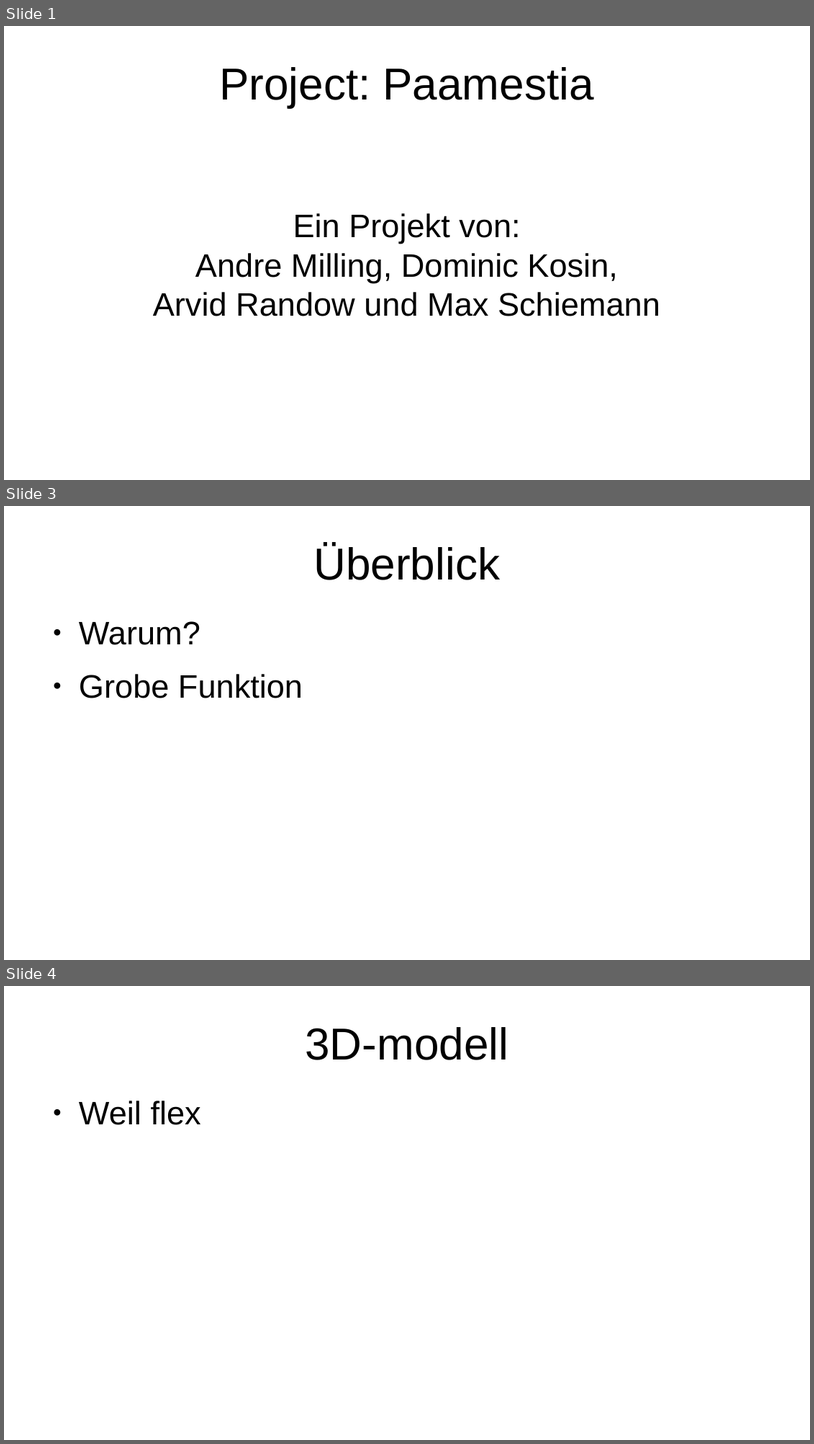
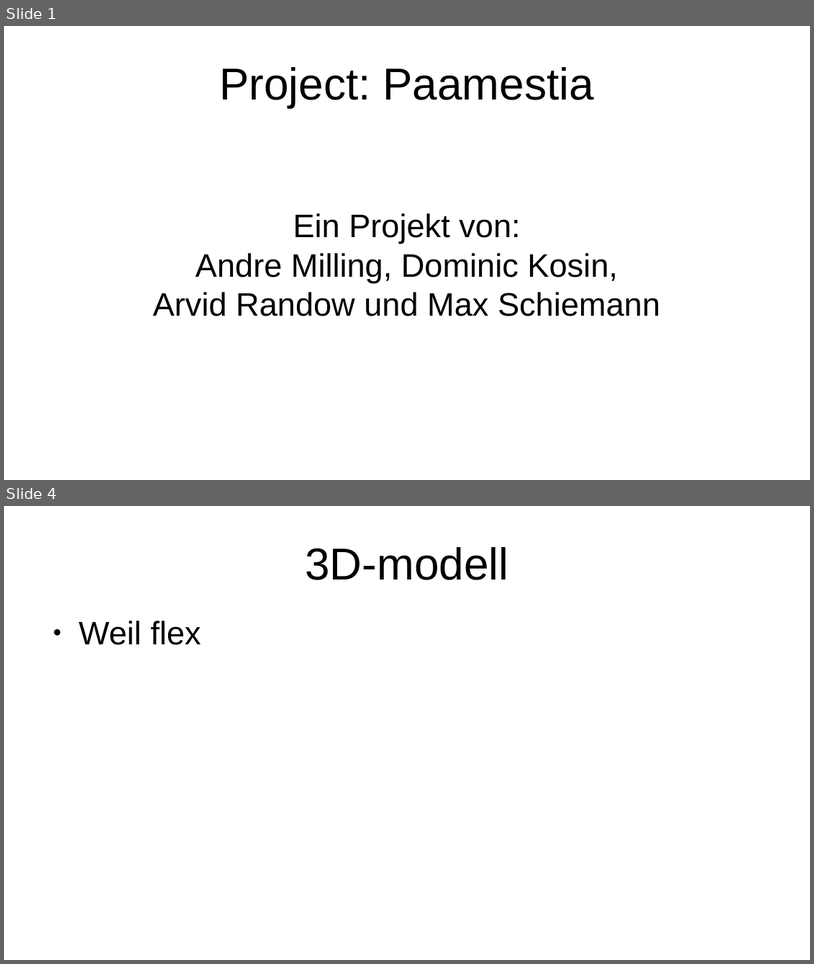
Before and after one commit to zauberwild/paamestia, a slide deck: doc/2020-12-16 Präsentation Projektvorhaben/Paamestia PPP.odp. Shown one above the other, each under a label of ours: slides 1, 3 and 4 before the commit, slides 1 and 4 after it; the slides between them are not shown. The pictures are 814x1444 and 814x964 pixels, drawn with LibreOffice and Linux fonts; fonts in the diff are those of the drawing. Boxes give left, top, right and bottom in pixels: in the first picture for what was removed or moved away, otherwise in the second. Text is boxed around its words. In the diff, an @@ line names an element or a change of style, - is before the commit and + after.

```diff
--- a/doc/2020-12-16 Präsentation Projektvorhaben/Paamestia PPP.odp
+++ b/doc/2020-12-16 Präsentation Projektvorhaben/Paamestia PPP.odp
@@ slide 3 removed at [4, 506, 810, 960], background #FFFFFF @@
@@ title removed at [314, 543, 500, 580] @@
-Überblick
@@ text removed at [79, 621, 303, 698] @@
-● Warum?
-● Grobe Funktion
```
Also in this commit, not shown: 6 slides added, 4 other slides removed.
